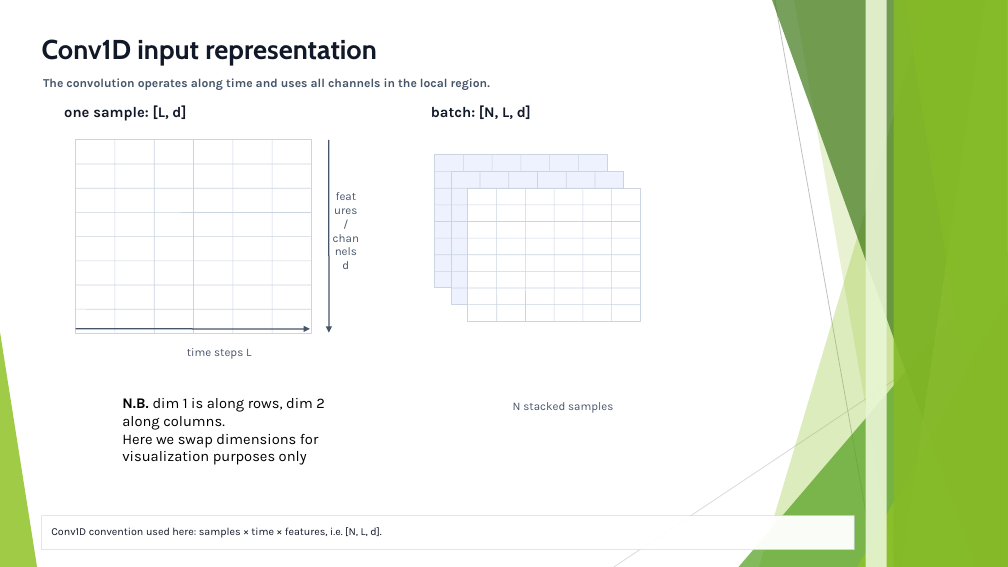
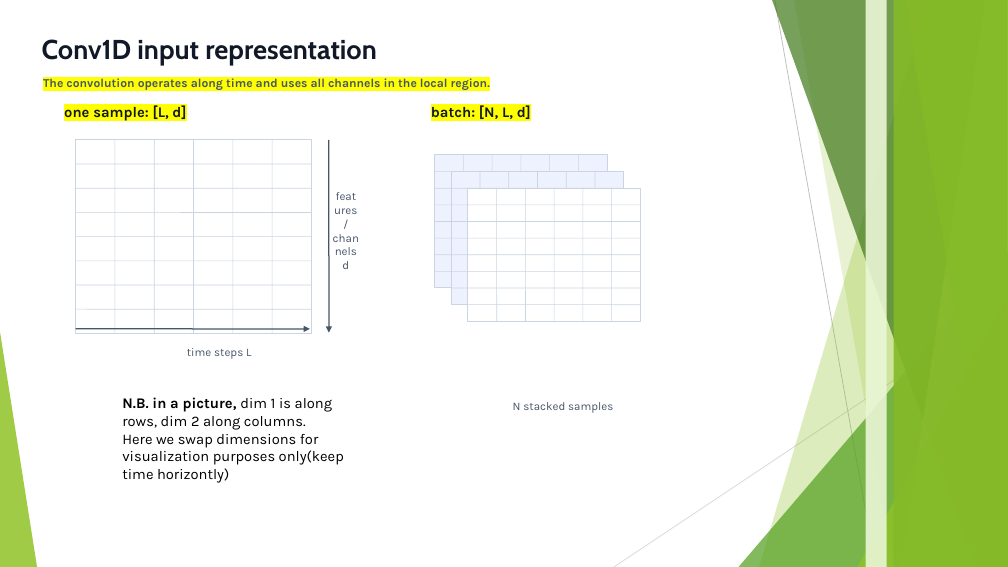
Before and after one commit to FranzGH/timeseries, a slide deck: slide 16 of Slides/05 CNNs.pptx. Drawn at 1008x567 pixels with LibreOffice and Linux fonts; fonts in the diff are those of the drawing. Boxes give left, top, right and bottom in pixels: in the first picture for what was removed or moved away, otherwise in the second. Text is boxed around its words. In the diff, an @@ line names an element or a change of style, - is before the commit and + after.

```diff
--- a/Slides/05 CNNs.pptx
+++ b/Slides/05 CNNs.pptx
@@ highlight none to #FFFF00 in 3 elements at <box>43,76,490,90</box>, <box>64,103,186,121</box>, <box>431,103,531,119</box> @@
@@ text at <box>122,397,344,483</box>: text changed @@
-N.B. dim 1 is along rows, dim 2 along columns.
-Here we swap dimensions for visualization purposes only
+N.B. in a picture, dim 1 is along rows, dim 2 along columns.
+Here we swap dimensions for visualization purposes only(keep time horizontly)
@@ rectangle removed at <box>42,516,854,550</box> @@
@@ text removed at <box>51,527,381,538</box> @@
-Conv1D convention used here: samples × time × features, i.e. [N, L, d].
```
Also in this commit, not shown: 118 other slides changed, 3 slides added, 1 slide removed, 3 other files.
